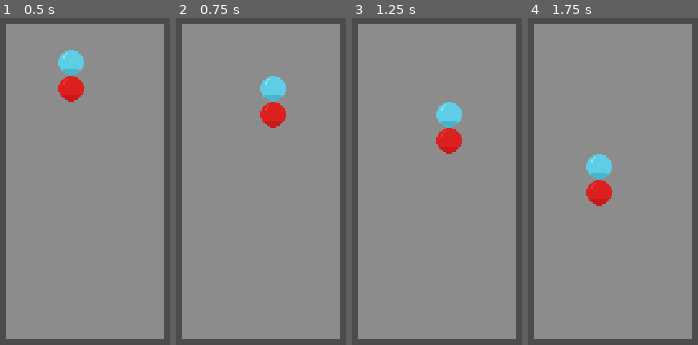
Above: before the commit, frames 1-4 (left to right).
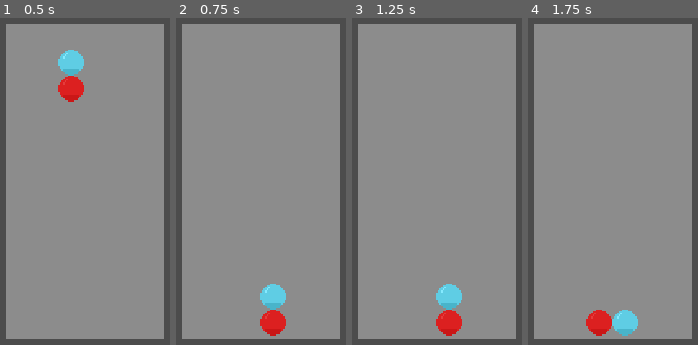
Above: after the commit, the same moments.

Repository: Flaze07/Puyio
Game: Godot game, scene res://Scenes/GameScreen.tscn
The game is run twice, just before and just after one commit, with the same random seed, the same clock (stepped at 60 frames per second) and the same inputs. This scene is started directly instead of the project's main scene.
Inputs:
- Up to frame 1 (0.5 s): no input
- Up to frame 2 (0.75 s): hold Right (move_right) from 0.53 s (still down); hold Space (hard_drop) from 0.53 s (still down)
- Up to frame 3 (1.25 s): keep holding Right (move_right); keep holding Space (hard_drop); tap Down (soft_drop) at 0.8 s
- Up to frame 4 (1.75 s): tap Enter at 1.25 s; release Right (move_right) at 1.28 s; release Space (hard_drop) at 1.28 s; hold Left (move_left) from 1.28 s (still down); tap Down (soft_drop) at 1.35 s; tap Up (rot_cw, bound only after the commit) at 1.55 s

Frame 1 is identical in both runs. In frame 2, 3.6% of the frame differs, in the area x 49-65%, y 17-98%; in frame 3, 3.6%; in frame 4, 3.6%.

Commit message:
Added more Controls:
Added Rotation CW
Added Soft Drop
Added Hard Drop

Diff:
--- a/src/project.godot
+++ b/src/project.godot
@@ -67,6 +67,11 @@
 "events": [ Object(InputEventKey,"resource_local_to_scene":false,"resource_name":"","device":0,"alt":false,"shift":false,"control":false,"meta":false,"command":false,"pressed":false,"scancode":0,"physical_scancode":32,"unicode":0,"echo":false,"script":null)
  ]
 }
+rot_cw={
+"deadzone": 0.5,
+"events": [ Object(InputEventKey,"resource_local_to_scene":false,"resource_name":"","device":0,"alt":false,"shift":false,"control":false,"meta":false,"command":false,"pressed":false,"scancode":0,"physical_scancode":16777232,"unicode":0,"echo":false,"script":null)
+ ]
+}
 
 [physics]
 
--- a/src/src/PlayerManager.gd
+++ b/src/src/PlayerManager.gd
@@ -28,7 +28,13 @@
 
 func _input(event):
 	if event.is_action_pressed("move_left"):
-		player_board.try_move_left()
+		player_board.process_input("move_left")
 	if event.is_action_pressed("move_right"):
-		player_board.try_move_right()
+		player_board.process_input("move_right")
+	if event.is_action_pressed("soft_drop"):
+		player_board.process_input("soft_drop")
+	if event.is_action_pressed("hard_drop"):
+		player_board.process_input("hard_drop")
+	if event.is_action_pressed("rot_cw"):
+		player_board.process_input("rot_cw")
 	pass
--- a/src/src/PuyoGridContainer.gd
+++ b/src/src/PuyoGridContainer.gd
@@ -114,3 +114,86 @@
 
 	dynamic_puyo.position1.x += 1
 	dynamic_puyo.position2.x += 1
+
+func try_soft_drop():
+	if not can_go_down():
+		return
+	clear_dynamic_puyo()
+
+	dynamic_puyo.position1.y += 1
+	dynamic_puyo.position2.y += 1
+
+func try_hard_drop():
+	#handle if both are on different column
+	if dynamic_puyo.position1.x != dynamic_puyo.position2.x:
+		var check_pos1 = dynamic_puyo.position1
+
+		check_pos1.y += 1
+		while puyo_board.get_value_vec2(check_pos1) == 0 \
+				and puyo_board.get_value_vec2(check_pos1) != null:
+			check_pos1.y += 1
+
+		var check_pos2 = dynamic_puyo.position2.y
+
+		check_pos2.y ++ 1
+		while puyo_board.get_value_vec2(check_pos2) == 0 \
+				and puyo_board.get_value_vec2(check_pos2) != null:
+			check_pos2.y += 1
+
+		clear_dynamic_puyo()
+		dynamic_puyo.position1.y = check_pos1.y - 1
+		dynamic_puyo.position2.y = check_pos2.y - 1
+
+	#handle if they're on the same column
+	else:
+		var check_pos: Vector2
+		if dynamic_puyo.position1.y < dynamic_puyo.position2.y:
+			check_pos = dynamic_puyo.position2
+		else:
+			check_pos = dynamic_puyo.position1
+
+		check_pos.y += 1
+		print(puyo_board.get_value_vec2(check_pos))
+		while (puyo_board.get_value_vec2(check_pos) == 0
+				and puyo_board.get_value_vec2(check_pos) != null):
+			check_pos.y += 1
+
+		clear_dynamic_puyo()
+		if dynamic_puyo.position1.y < dynamic_puyo.position2.y:
+			dynamic_puyo.position2.y = check_pos.y - 1
+			dynamic_puyo.position1.y = check_pos.y - 2
+		else:
+			dynamic_puyo.position1.y = check_pos.y - 1
+			dynamic_puyo.position2.y = check_pos.y - 2
+
+func try_rot_cw():
+	clear_dynamic_puyo()
+	#if they're in the same column
+	if dynamic_puyo.position1.x == dynamic_puyo.position2.x:
+		if dynamic_puyo.position1.y > dynamic_puyo.position2.y:
+			dynamic_puyo.position2.x += 1
+			dynamic_puyo.position2.y += 1
+		else:
+			dynamic_puyo.position2.x -= 1
+			dynamic_puyo.position2.y -= 1
+	#if they're not in the same column
+	else:
+		if dynamic_puyo.position1.x > dynamic_puyo.position2.x:
+			dynamic_puyo.position2.y -= 1
+			dynamic_puyo.position2.x += 1
+		else:
+			dynamic_puyo.position2.y += 1
+			dynamic_puyo.position2.x -= 1
+
+func process_input(event):
+	match event:
+		"move_left":
+			try_move_left()
+		"move_right":
+			try_move_right()
+		"soft_drop":
+			try_soft_drop()
+		"hard_drop":
+			try_hard_drop()
+		"rot_cw":
+			try_rot_cw()
